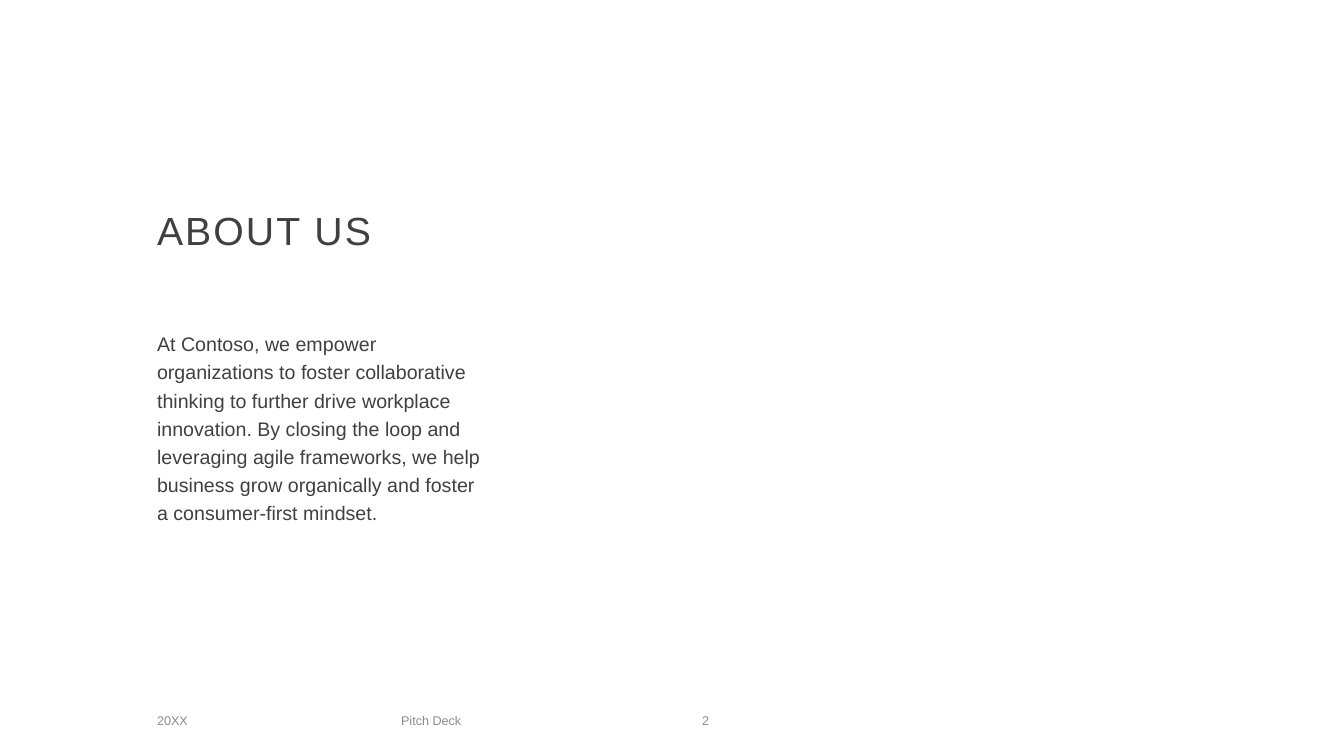
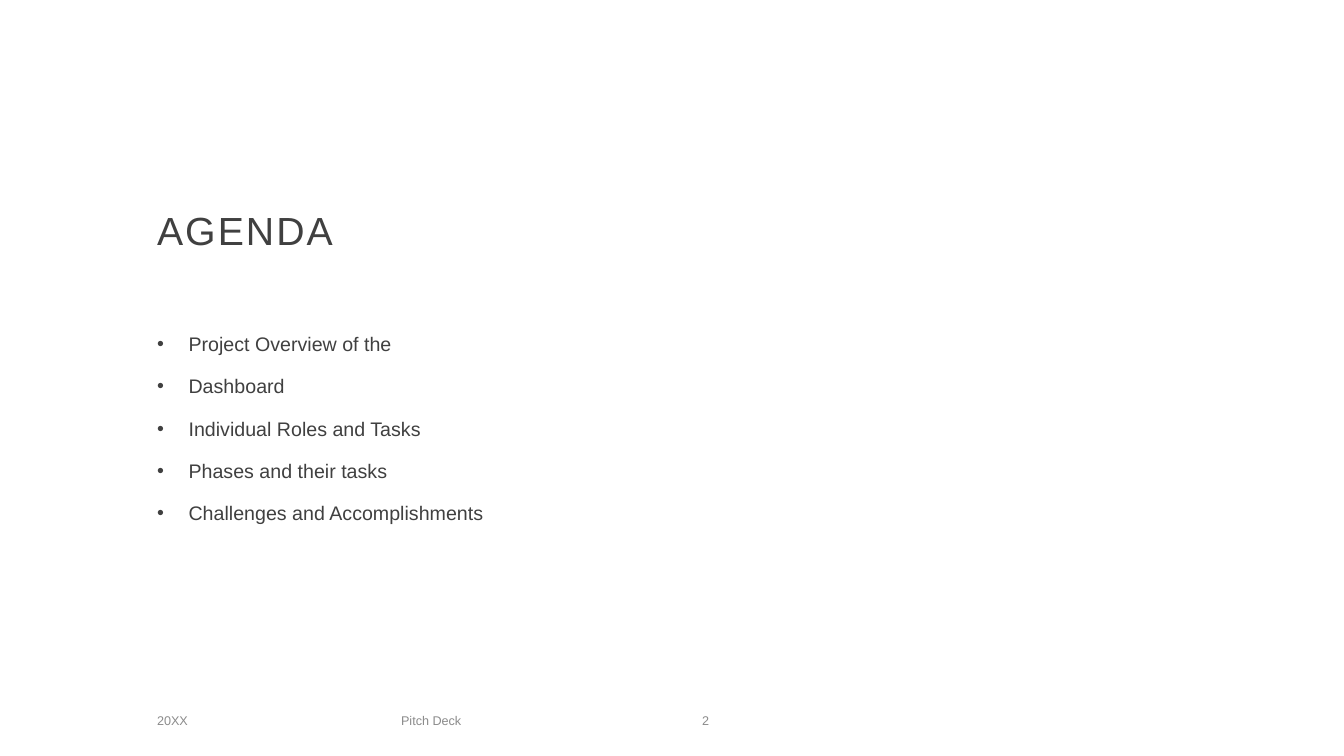
Before and after one commit to laronichill/iot_project, a slide deck: slide 2 of documentation/iot_project_presentation.pptx. Drawn at 1344x756 pixels with LibreOffice and Linux fonts; fonts in the diff are those of the drawing; background and template pictures are left out. Boxes give left, top, right and bottom in pixels: in the first picture for what was removed or moved away, otherwise in the second. Text is boxed around its words. In the diff, an @@ line names an element or a change of style, - is before the commit and + after.

```diff
--- a/documentation/iot_project_presentation.pptx
+++ b/documentation/iot_project_presentation.pptx
@@ title at (157, 217, 333, 246): text changed @@
-ABOUT US
+AGENDA
@@ text at (189, 336, 483, 524): text changed @@
-At Contoso, we empower organizations to foster collaborative thinking to further drive workplace innovation. By closing the loop and leveraging agile frameworks, we help business grow organically and foster a consumer-first mindset.
+• Project Overview of the
+• Dashboard
+• Individual Roles and Tasks
+• Phases and their tasks
+• Challenges and Accomplishments
```
Also in this commit, not shown: 2 slides added, 1 other file.
